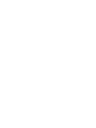
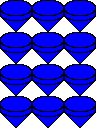
Layered file, before and after one edit (96 x 128). Changes by layer:
added group "Extra" with 4 layers over 0, 0, 96, 128
added layer "Arrow.0" in group "Extra" over 0, 0, 96, 32
added layer "Arrow.1" in group "Extra" over 0, 32, 96, 64
added layer "Arrow.2" in group "Extra" over 0, 64, 96, 96
added layer "Arrow.3" in group "Extra" over 0, 96, 96, 128
